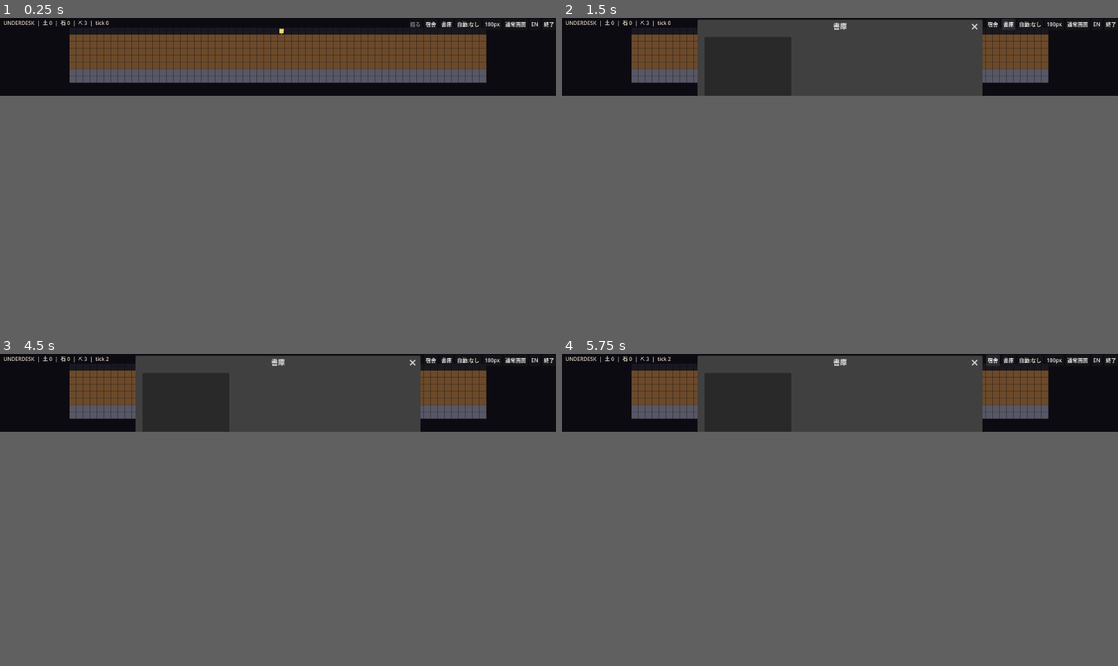
Above: before the commit, frames 1-4 (two rows, left to right).
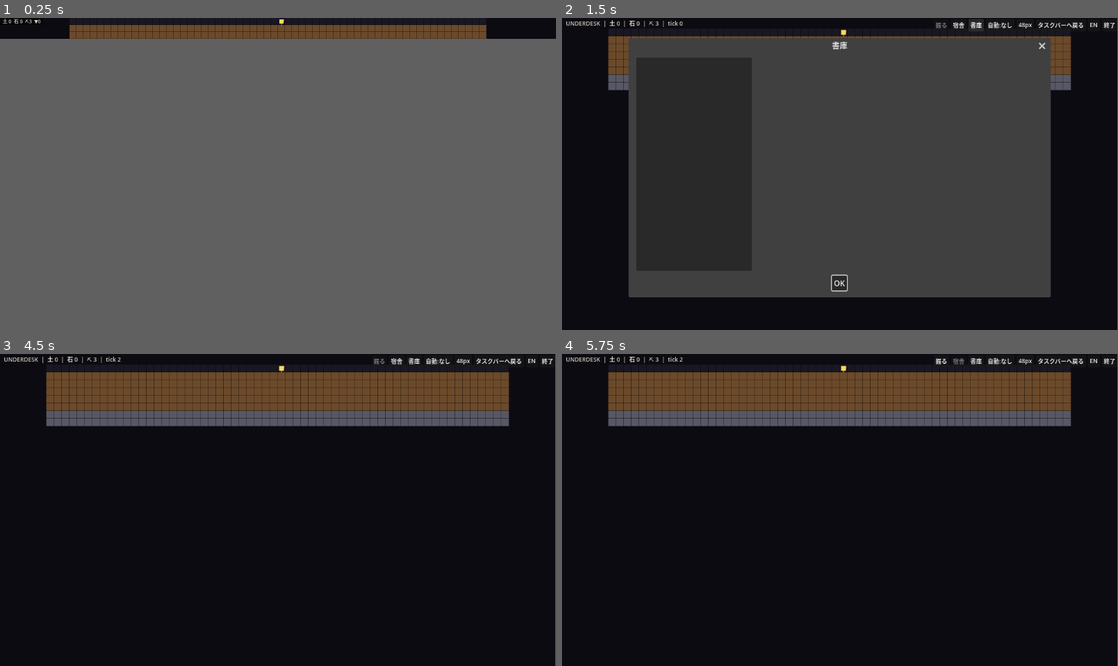
Above: after the commit, the same moments.

Repository: jinsei0604/UnderDesk
Game: Godot game, scene res://src/ui/main.tscn
The game is run twice, just before and just after one commit, with the same random seed, the same clock (stepped at 60 frames per second) and the same inputs.
Inputs (mouse positions are in pixels of both pictures, inside the frame that each line leads up to):
- Up to frame 1 (0.25 s): no input
- Up to frame 2 (1.5 s): click (1006, 24) at 0.5 s, where only the run before the commit has a clickable "書庫"; click "書庫" at 1.25 s
- Up to frame 3 (4.5 s): click "180px" (after the commit: "48px") at 2 s; click (517, 360) at 2.75 s, where only the run before the commit has a clickable "通常画面"; click (500, 357) at 3.5 s, where only the run after the commit has a clickable "タスクバーへ戻る"; click (278, 419) at 4.25 s, where only the run after the commit has a clickable "OK"
- Up to frame 4 (5.75 s): click "宿舎" at 5 s
In frame 1 the window is 800x112 before the commit and 800x30 after it. Grey fills any space a smaller window leaves; there, only what the larger window draws over its background counts as a difference.

The runs differ from the first frame. In frame 1, 13% of the frame differs, in the area x 0-100%, y 0-21%; in frame 2, 35%, in the area x 0-100%, y 0-100%; in frame 3, 16%; in frame 4, 16%.

Commit message:
Sprint 4: taskbar-look strip with click-to-expand management window
- Strip mode: 48px taskbar-height bar (heights 48/120/180/240), no
  buttons, camera auto-follows the digging front, translucent resource
  readout, unread-document badge blinks at the right edge
- Any click on the strip opens a centered 1152x648 window for orders
  and reading; ESC or the back button returns to the strip
- Archive dialog enlarged to 860x500 with 17px body text; it only opens
  in the expanded window, fixing documents being clipped by the strip
- Dock position derived from actual post-clamp window size so the strip
  never hangs below the screen edge

Co-Authored-By: Claude Fable 5 <noreply@anthropic.com>

Diff:
--- a/locale/en.csv
+++ b/locale/en.csv
@@ -16,8 +16,7 @@
 UI_AUTO_NONE,Auto: Off
 UI_AUTO_DOWN,Auto: Dig Down
 UI_AUTO_WIDEN,Auto: Widen
-UI_MODE_NORMAL,Windowed
-UI_MODE_RESIDENT,Dock
+UI_COLLAPSE,Back to Taskbar
 UI_NEW_DOC,A new document was unearthed
 UI_OFFLINE_REPORT,%d ticks passed while you were away
 DOC_001_TITLE,A Miner's Journal - I
--- a/locale/ja.csv
+++ b/locale/ja.csv
@@ -16,8 +16,7 @@
 UI_AUTO_NONE,自動:なし
 UI_AUTO_DOWN,自動:下へ掘る
 UI_AUTO_WIDEN,自動:横へ広げる
-UI_MODE_NORMAL,通常画面
-UI_MODE_RESIDENT,常駐に戻す
+UI_COLLAPSE,タスクバーへ戻る
 UI_NEW_DOC,新しい文書が出土した
 UI_OFFLINE_REPORT,留守の間に %d ティック進行した
 DOC_001_TITLE,坑夫の手記・一
--- a/src/core/constants.gd
+++ b/src/core/constants.gd
@@ -51,9 +51,11 @@
 const FPS_ACTIVE: int = 60
 const FPS_IDLE: int = 10
 
-const WINDOW_HEIGHTS: Array[int] = [120, 180, 240]
-const DEFAULT_WINDOW_HEIGHT_INDEX: int = 1
-## Normal (non-resident) window mode for streamers / focused play (§5.1).
+## Strip heights. 48px is the taskbar-look default; taller options remain
+## for players who want a wider view of the dig.
+const WINDOW_HEIGHTS: Array[int] = [48, 120, 180, 240]
+const DEFAULT_WINDOW_HEIGHT_INDEX: int = 0
+## Centered window opened by clicking the strip: reading and management.
 const NORMAL_WINDOW_SIZE := Vector2i(1152, 648)
 
 const SUPPORTED_LOCALES: Array[String] = ["ja", "en"]
--- a/src/core/sim.gd
+++ b/src/core/sim.gd
@@ -74,7 +74,7 @@
 
 func _policy_candidates() -> Array[Vector2i]:
 	var candidates: Array[Vector2i] = []
-	var deepest := _deepest_air_row()
+	var deepest := deepest_air_row()
 	if deepest < 0:
 		return candidates
 	_ensure_rows(deepest + UD.GRID_EXPAND_ROWS)
@@ -104,7 +104,9 @@
 	return candidates
 
 
-func _deepest_air_row() -> int:
+## The digging front: deepest row with any open cell. Also used by the
+## strip camera to follow the action.
+func deepest_air_row() -> int:
 	for y in range(grid.height - 1, -1, -1):
 		for x in grid.width:
 			if grid.is_walkable(Vector2i(x, y)):
--- a/src/ui/main.gd
+++ b/src/ui/main.gd
@@ -31,12 +31,13 @@
 var unread_docs: Array[String] = []
 var offline_ticks_applied: int = 0
 
+var _button_bar: HBoxContainer
 var _archive_button: Button
 var _dig_button: Button
 var _dorm_button: Button
 var _policy_button: Button
 var _height_button: Button
-var _mode_button: Button
+var _collapse_button: Button
 var _locale_button: Button
 var _quit_button: Button
 var _archive_dialog: AcceptDialog
@@ -97,7 +98,18 @@
 func _on_tick() -> void:
 	sim.tick()
 	UDResidentWindow.sync_render_loop(get_window())
+	if settings.resident_mode:
+		_follow_camera()
 	queue_redraw()
+
+
+## Keeps the digging front in view while the strip runs unattended.
+func _follow_camera() -> void:
+	var front := sim.deepest_air_row()
+	if front < 0:
+		return
+	var max_scroll: int = maxi(0, sim.grid.height - _visible_rows())
+	scroll_y = clampi(front - _visible_rows() + 2, 0, max_scroll)
 
 
 func _on_document_discovered(doc_id: String) -> void:
@@ -106,6 +118,11 @@
 
 
 func _gui_input(event: InputEvent) -> void:
+	if settings.resident_mode:
+		# The strip is ambient: any click opens the management window.
+		if event is InputEventMouseButton and event.pressed:
+			_expand()
+		return
 	if event is InputEventMouseButton and event.pressed:
 		var mouse := event as InputEventMouseButton
 		match mouse.button_index:
@@ -124,6 +141,13 @@
 			_handle_click(motion.position)
 
 
+func _unhandled_input(event: InputEvent) -> void:
+	if event is InputEventKey and event.pressed \
+			and (event as InputEventKey).keycode == KEY_ESCAPE \
+			and not settings.resident_mode:
+		_collapse()
+
+
 func _handle_click(click_pos: Vector2) -> void:
 	var cell := _cell_at(click_pos)
 	if cell == UDMinion.NO_TARGET:
@@ -151,13 +175,18 @@
 	queue_redraw()
 
 
+## The strip has no HUD bar: cells use the full height.
+func _hud_offset() -> int:
+	return 0 if settings.resident_mode else HUD_HEIGHT
+
+
 func _visible_rows() -> int:
-	return maxi(1, int((size.y - HUD_HEIGHT) / CELL_PX))
+	return maxi(1, int((size.y - _hud_offset()) / CELL_PX))
 
 
 func _grid_origin() -> Vector2:
 	var grid_px_width := float(sim.grid.width * CELL_PX)
-	return Vector2(maxf(0.0, (size.x - grid_px_width) / 2.0), HUD_HEIGHT)
+	return Vector2(maxf(0.0, (size.x - grid_px_width) / 2.0), _hud_offset())
 
 
 func _cell_at(point: Vector2) -> Vector2i:
@@ -179,8 +208,16 @@
 	_draw_grid()
 
 
+const STRIP_FONT_SIZE: int = 11
+const STRIP_BADGE := Color(1.0, 0.85, 0.3)
+const STRIP_TEXT_BG := Color(0.0, 0.0, 0.0, 0.45)
+
+
 func _draw_hud() -> void:
 	var font := ThemeDB.fallback_font
+	if settings.resident_mode:
+		_draw_strip_overlay(font)
+		return
 	var parts: Array[String] = [
 		locale.text("APP_TITLE"),
 		"%s %d" % [locale.text("RES_SOIL"), int(sim.inventory[UD.RES_SOIL])],
@@ -194,6 +231,27 @@
 		font, Vector2(8, HUD_HEIGHT - 6), "  |  ".join(parts),
 		HORIZONTAL_ALIGNMENT_LEFT, -1, HUD_FONT_SIZE, COLOR_HUD_TEXT
 	)
+
+
+## Translucent readout drawn over the cells; the strip has no HUD bar.
+## Unread documents blink at the right edge (§5.1: icon blink only).
+func _draw_strip_overlay(font: Font) -> void:
+	var text := "%s %d  %s %d  ⛏%d  ▼%d" % [
+		locale.text("RES_SOIL"), int(sim.inventory[UD.RES_SOIL]),
+		locale.text("RES_STONE"), int(sim.inventory[UD.RES_STONE]),
+		sim.minions.size(),
+		sim.deepest_air_row(),
+	]
+	var text_width := font.get_string_size(
+		text, HORIZONTAL_ALIGNMENT_LEFT, -1, STRIP_FONT_SIZE
+	).x
+	draw_rect(Rect2(Vector2.ZERO, Vector2(text_width + 12, 16)), STRIP_TEXT_BG)
+	draw_string(
+		font, Vector2(6, 12), text,
+		HORIZONTAL_ALIGNMENT_LEFT, -1, STRIP_FONT_SIZE, COLOR_HUD_TEXT
+	)
+	if not unread_docs.is_empty() and sim.tick_count % 2 == 0:
+		draw_rect(Rect2(Vector2(size.x - 20, 4), Vector2(12, 12)), STRIP_BADGE)
 
 
 func _draw_grid() -> void:
@@ -295,6 +353,7 @@
 	bar.grow_horizontal = Control.GROW_DIRECTION_BEGIN
 	bar.position.y = 2
 	add_child(bar)
+	_button_bar = bar
 
 	_dig_button = _make_button("", func() -> void: _set_mode(Mode.DIG))
 	bar.add_child(_dig_button)
@@ -306,8 +365,8 @@
 	bar.add_child(_policy_button)
 	_height_button = _make_button("", _cycle_height)
 	bar.add_child(_height_button)
-	_mode_button = _make_button("", _toggle_window_mode)
-	bar.add_child(_mode_button)
+	_collapse_button = _make_button("", _collapse)
+	bar.add_child(_collapse_button)
 	_locale_button = _make_button("", _toggle_locale)
 	bar.add_child(_locale_button)
 	_quit_button = _make_button("", _quit)
@@ -347,8 +406,7 @@
 	_dorm_button.text = locale.text("UI_BUILD_DORM")
 	_policy_button.text = locale.text(_policy_label_key())
 	_height_button.text = "%dpx" % UD.WINDOW_HEIGHTS[settings.height_index]
-	_mode_button.text = locale.text("UI_MODE_NORMAL") if settings.resident_mode \
-		else locale.text("UI_MODE_RESIDENT")
+	_collapse_button.text = locale.text("UI_COLLAPSE")
 	_locale_button.text = _next_locale_code().to_upper()
 	_quit_button.text = locale.text("UI_QUIT")
 	_refresh_archive_button()
@@ -375,11 +433,29 @@
 	return UD.SUPPORTED_LOCALES[(index + 1) % UD.SUPPORTED_LOCALES.size()]
 
 
+## Strip = taskbar-look ambient view. Expanded = centered window for
+## reading documents and giving orders. Clicking the strip expands.
 func _apply_window_mode() -> void:
+	_button_bar.visible = not settings.resident_mode
 	if settings.resident_mode:
 		UDResidentWindow.setup_resident(get_window(), settings.height_index)
+		_follow_camera()
 	else:
-		UDResidentWindow.setup_normal(get_window())
+		UDResidentWindow.setup_expanded(get_window())
+	queue_redraw()
+
+
+func _expand() -> void:
+	settings.resident_mode = false
+	settings.save()
+	_apply_window_mode()
+	_refresh_button_texts()
+
+
+func _collapse() -> void:
+	settings.resident_mode = true
+	settings.save()
+	_apply_window_mode()
 
 
 func _cycle_height() -> void:
@@ -387,13 +463,6 @@
 	settings.save()
 	if settings.resident_mode:
 		UDResidentWindow.setup_resident(get_window(), settings.height_index)
-	_refresh_button_texts()
-
-
-func _toggle_window_mode() -> void:
-	settings.resident_mode = not settings.resident_mode
-	settings.save()
-	_apply_window_mode()
 	_refresh_button_texts()
 
 
@@ -409,16 +478,20 @@
 func _build_archive_dialog() -> void:
 	_archive_dialog = AcceptDialog.new()
 	_archive_dialog.title = locale.text("UI_ARCHIVE")
-	_archive_dialog.min_size = Vector2i(640, 320)
+	_archive_dialog.min_size = Vector2i(860, 500)
 	var split := HSplitContainer.new()
-	split.custom_minimum_size = Vector2(600, 260)
+	split.custom_minimum_size = Vector2(820, 440)
 	_archive_list = ItemList.new()
-	_archive_list.custom_minimum_size = Vector2(200, 0)
+	_archive_list.custom_minimum_size = Vector2(240, 0)
+	_archive_list.add_theme_font_size_override("font_size", 15)
 	_archive_list.item_selected.connect(_on_archive_item_selected)
 	split.add_child(_archive_list)
 	_archive_body = RichTextLabel.new()
 	_archive_body.bbcode_enabled = true
 	_archive_body.fit_content = false
+	_archive_body.add_theme_font_size_override("normal_font_size", 17)
+	_archive_body.add_theme_font_size_override("bold_font_size", 19)
+	_archive_body.add_theme_constant_override("line_separation", 6)
 	_archive_body.size_flags_horizontal = Control.SIZE_EXPAND_FILL
 	split.add_child(_archive_body)
 	_archive_dialog.add_child(split)
@@ -426,6 +499,9 @@
 
 
 func _open_archive() -> void:
+	if settings.resident_mode:
+		# Documents are unreadable in a 48px strip: expand first.
+		_expand()
 	_archive_list.clear()
 	_archive_doc_ids.clear()
 	_archive_body.text = ""
--- a/src/window/resident_window.gd
+++ b/src/window/resident_window.gd
@@ -10,14 +10,19 @@
 	window.borderless = true
 	window.always_on_top = true
 	var usable: Rect2i = DisplayServer.screen_get_usable_rect(window.current_screen)
+	window.min_size = Vector2i(0, 0)
 	window.size = Vector2i(usable.size.x, win_height)
+	# The OS may clamp the requested size; dock using the size we actually
+	# got so the strip never hangs off the bottom edge.
+	var actual: Vector2i = window.size
 	window.position = Vector2i(
 		usable.position.x,
-		usable.position.y + usable.size.y - win_height
+		usable.position.y + usable.size.y - actual.y
 	)
 
 
-static func setup_normal(window: Window) -> void:
+## Centered management window: reading documents, giving orders.
+static func setup_expanded(window: Window) -> void:
 	window.borderless = false
 	window.always_on_top = false
 	window.size = UD.NORMAL_WINDOW_SIZE
Binary file changed: locale/en.text.translation
Binary file changed: locale/ja.text.translation
